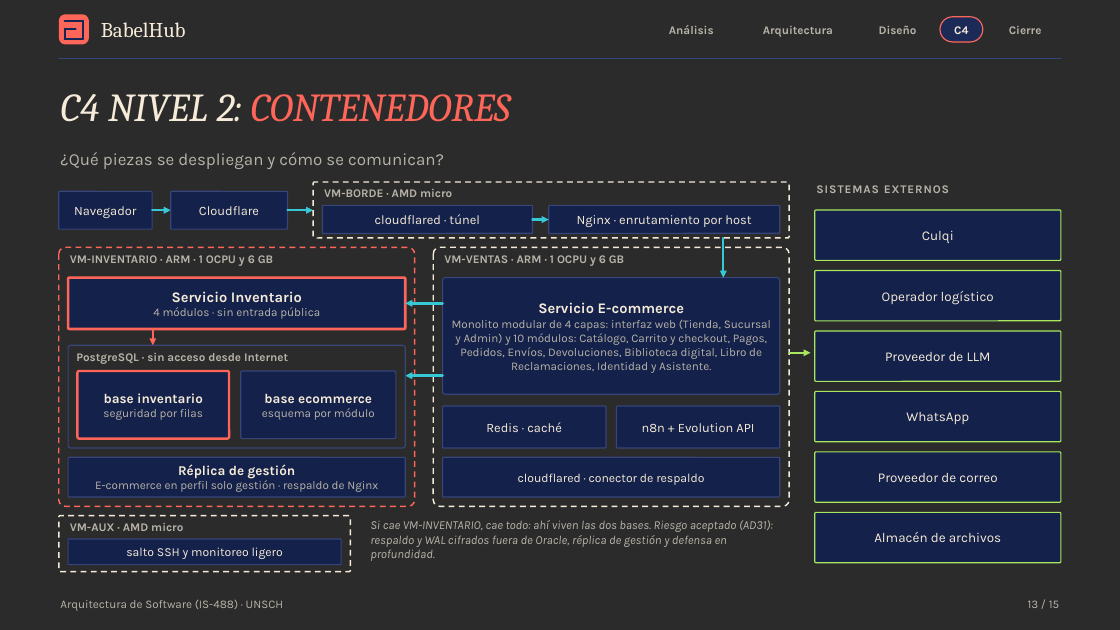
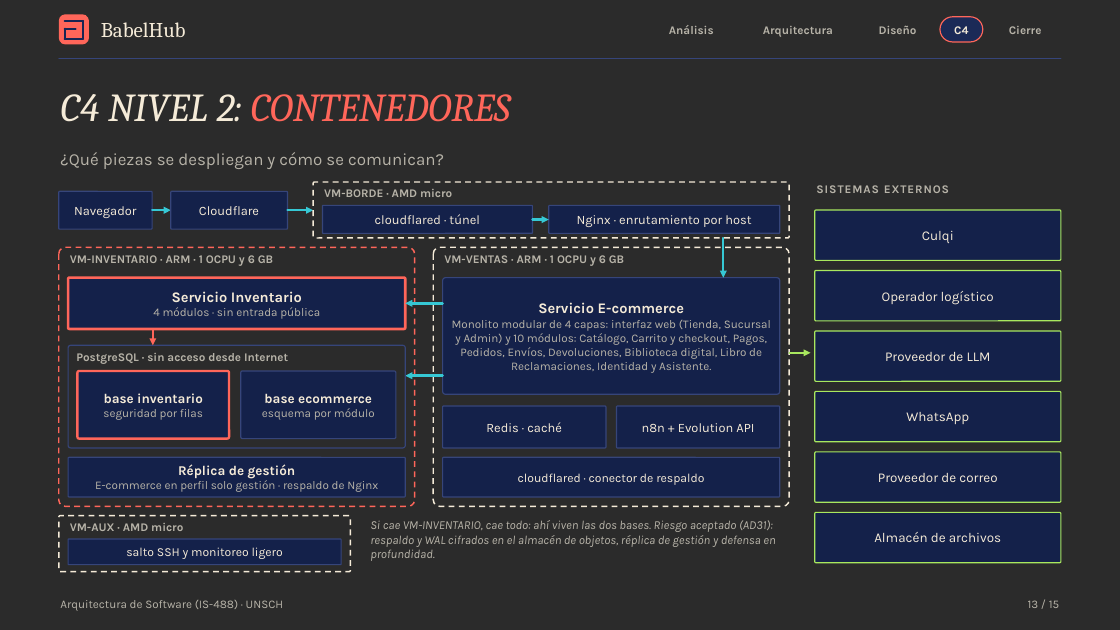
Before and after one commit to P35C4D0R4B1050/BabelHub, a slide deck: slide 13 of docs/BabelHub_Exposicion.pptx. Drawn at 1120x630 pixels with LibreOffice and Linux fonts; fonts in the diff are those of the drawing; background and template pictures are left out; a plain dark background stands for a picture behind light text. Boxes give left, top, right and bottom in pixels: in the first picture for what was removed or moved away, otherwise in the second. Text is boxed around its words. In the diff, an @@ line names an element or a change of style, - is before the commit and + after.

```diff
--- a/docs/BabelHub_Exposicion.pptx
+++ b/docs/BabelHub_Exposicion.pptx
@@ text at bbox=[370, 520, 775, 561]: text changed @@
-Si cae VM-INVENTARIO, cae todo: ahí viven las dos bases. Riesgo aceptado (AD31): respaldo y WAL cifrados fuera de Oracle, réplica de gestión y defensa en profundidad.
+Si cae VM-INVENTARIO, cae todo: ahí viven las dos bases. Riesgo aceptado (AD31): respaldo y WAL cifrados en el almacén de objetos, réplica de gestión y defensa en profundidad.
```
Also in this commit, not shown: 1 other slide changed.
